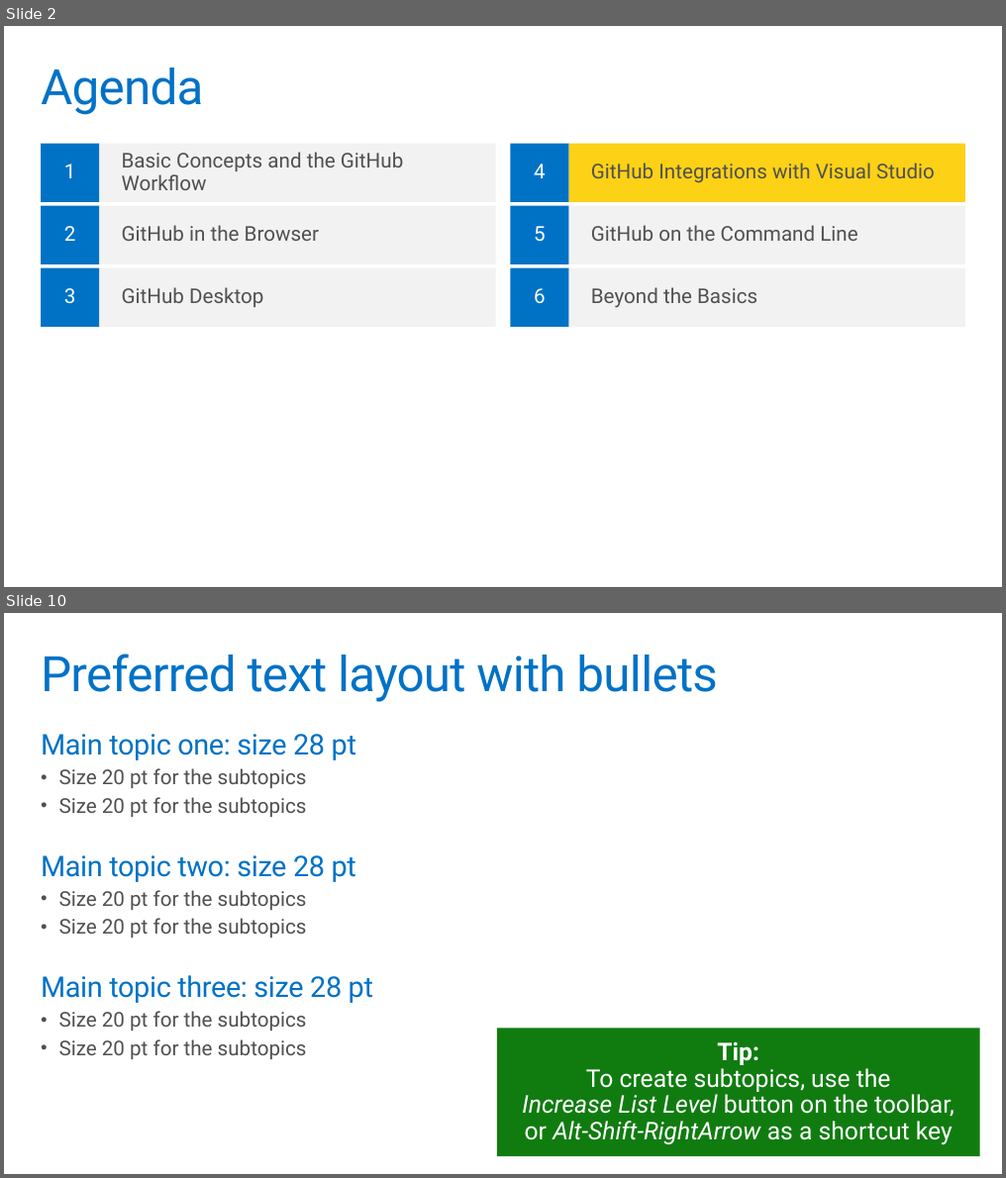
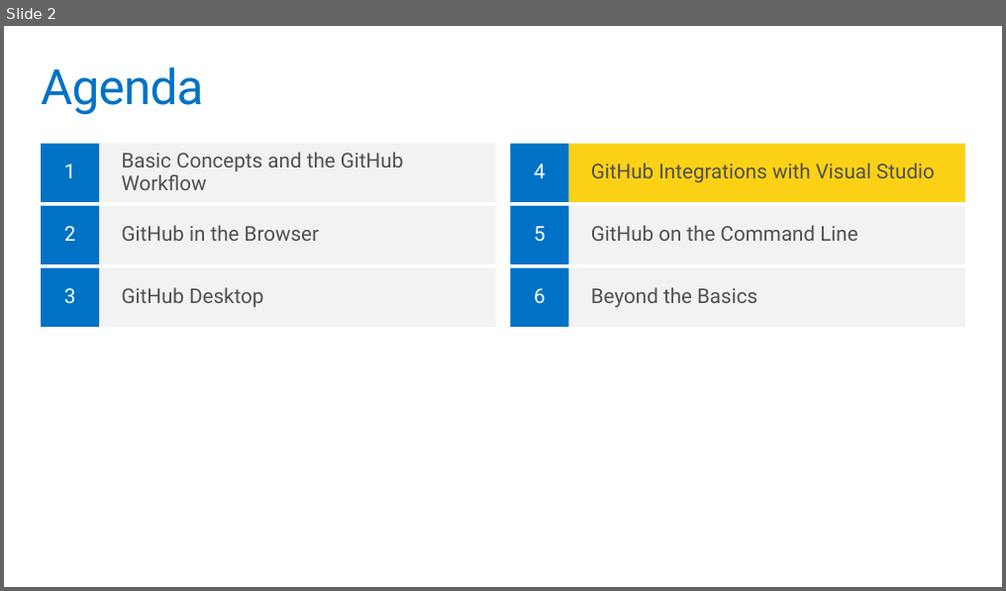
Before and after one commit to codefoster/gh-ms-mva, a slide deck: slides/m4.pptx. Shown one above the other, each under a label of ours: slides 2 and 10 before the commit, slide 2 after it; the slides between them are not shown. The pictures are 1006x1178 and 1006x591 pixels, drawn with LibreOffice and Linux fonts; fonts in the diff are those of the drawing; background and template pictures are left out. Boxes give left, top, right and bottom in pixels: in the first picture for what was removed or moved away, otherwise in the second. Text is boxed around its words. In the diff, an @@ line names an element or a change of style, - is before the commit and + after.

```diff
--- a/slides/m4.pptx
+++ b/slides/m4.pptx
@@ slide 10 removed at box(4, 613, 1002, 1174), background #FFFFFF @@
@@ title removed at box(41, 654, 717, 702) @@
-Preferred text layout with bullets
@@ text removed at box(41, 734, 373, 1059) @@
-Main topic one: size 28 pt
-  • Size 20 pt for the subtopics
-  • Size 20 pt for the subtopics
-Main topic two: size 28 pt
-  • Size 20 pt for the subtopics
-  • Size 20 pt for the subtopics
-Main topic three: size 28 pt
-  • Size 20 pt for the subtopics
-  • Size 20 pt for the subtopics
@@ rectangle removed at box(497, 1029, 980, 1157) @@
-Tip:
-To create subtopics, use the
-Increase List Level button on the toolbar,
-or Alt-Shift-RightArrow as a shortcut key
```
Also in this commit, not shown: 6 slides changed, 19 other slides removed, 2 other files.
